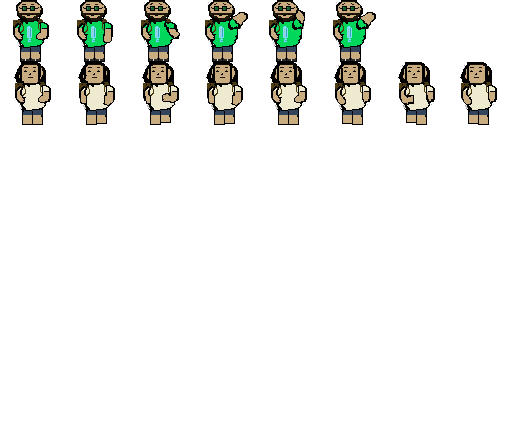
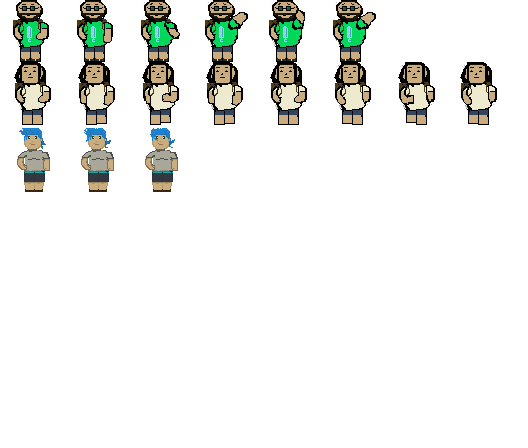
Layer changes from the first 528 x 448 image to the second:
painted on "Background" over <box>17,128,178,192</box>
